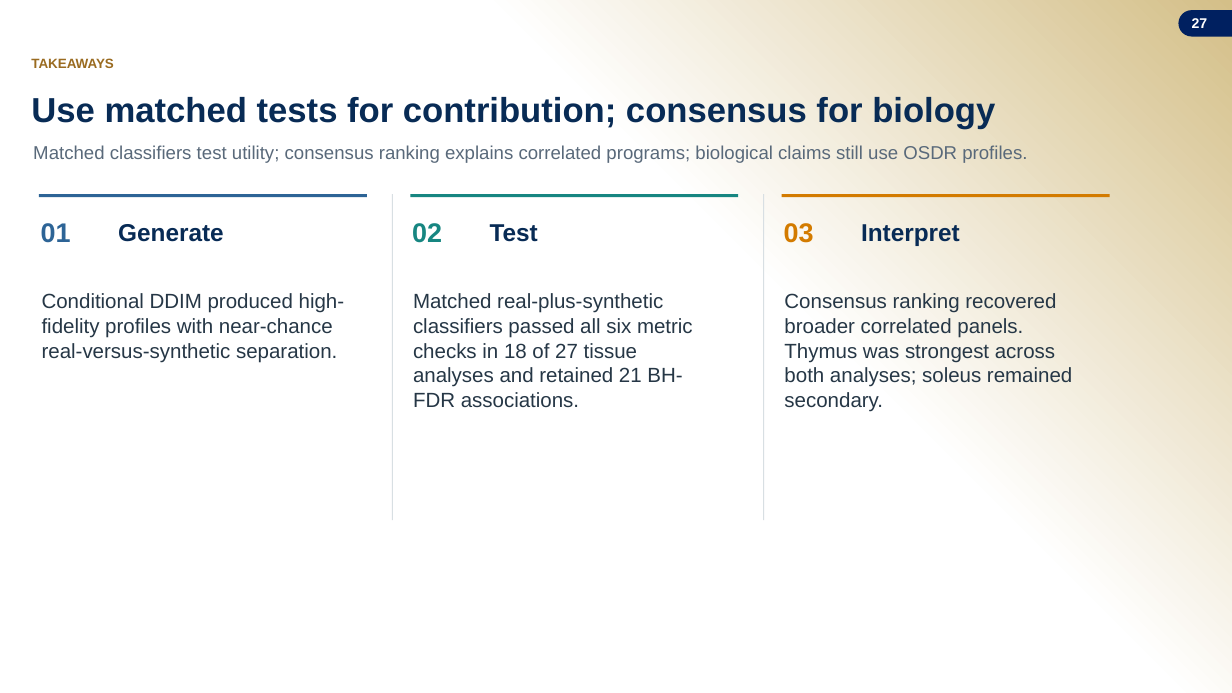
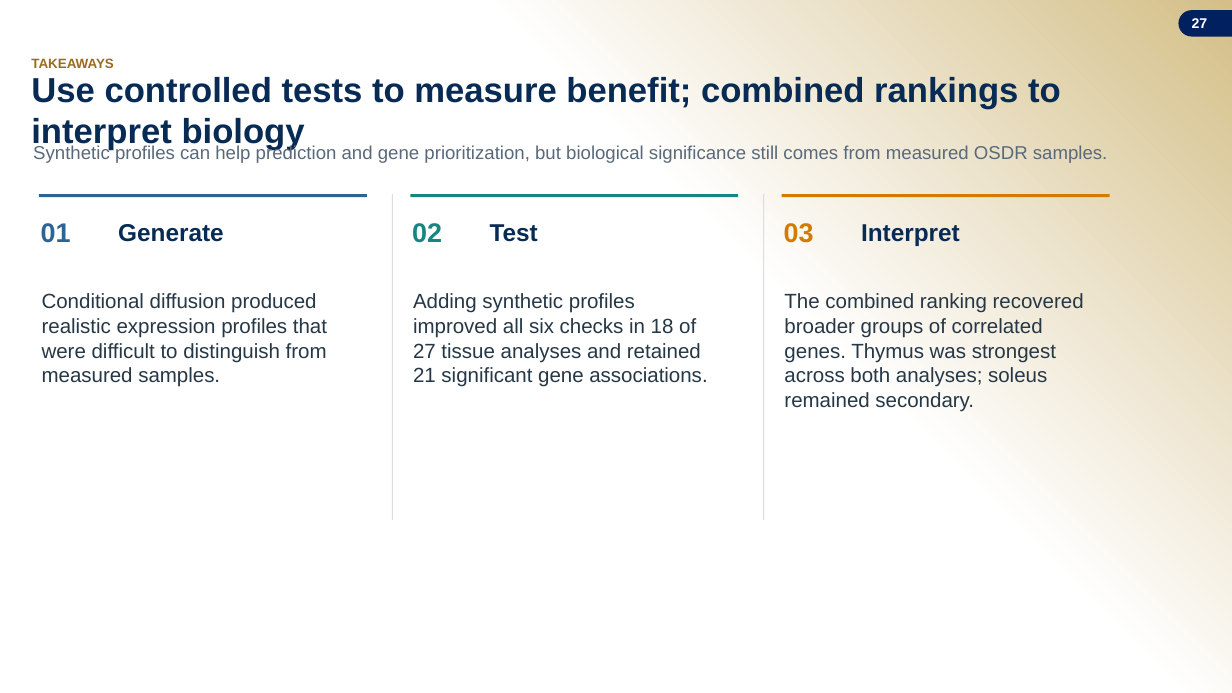
Before and after one commit to jasont314/nasa-mouse, a slide deck: slide 27 of presentation/SLSTP_2026_Generative_Transcriptomics.pptx. Drawn at 1232x693 pixels with LibreOffice and Linux fonts; fonts in the diff are those of the drawing; background and template pictures are left out. Boxes give left, top, right and bottom in pixels: in the first picture for what was removed or moved away, otherwise in the second. Text is boxed around its words. In the diff, an @@ line names an element or a change of style, - is before the commit and + after.

Commit message:
Simplify presentation language for biology audience

```diff
--- a/presentation/SLSTP_2026_Generative_Transcriptomics.pptx
+++ b/presentation/SLSTP_2026_Generative_Transcriptomics.pptx
@@ text at <box>31,77,1061,150</box>: text changed @@
-Use matched tests for contribution; consensus for biology
+Use controlled tests to measure benefit; combined rankings to interpret biology
@@ text at <box>33,145,1107,163</box>: text changed @@
-Matched classifiers test utility; consensus ranking explains correlated programs; biological claims still use OSDR profiles.
+Synthetic profiles can help prediction and gene prioritization, but biological significance still comes from measured OSDR samples.
@@ text at <box>42,293,327,387</box>: text changed @@
-Conditional DDIM produced high-fidelity profiles with near-chance real-versus-synthetic separation.
+Conditional diffusion produced realistic expression profiles that were difficult to distinguish from measured samples.
@@ text at <box>413,293,707,387</box>: text changed @@
-Matched real-plus-synthetic classifiers passed all six metric checks in 18 of 27 tissue analyses and retained 21 BH-FDR associations.
+Adding synthetic profiles improved all six checks in 18 of 27 tissue analyses and retained 21 significant gene associations.
@@ text at <box>784,293,1084,412</box>: text changed @@
-Consensus ranking recovered broader correlated panels. Thymus was strongest across both analyses; soleus remained secondary.
+The combined ranking recovered broader groups of correlated genes. Thymus was strongest across both analyses; soleus remained secondary.
```
Also in this commit, not shown: 22 other slides changed, 3 other files.
